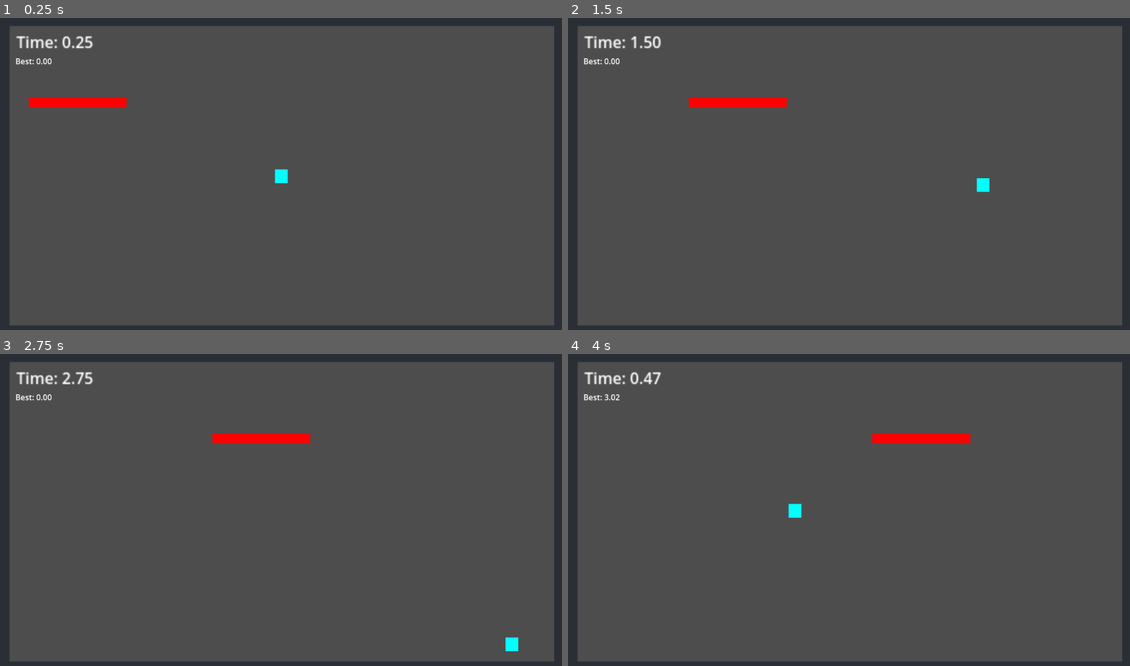
Above: before the commit, frames 1-4 (two rows, left to right).
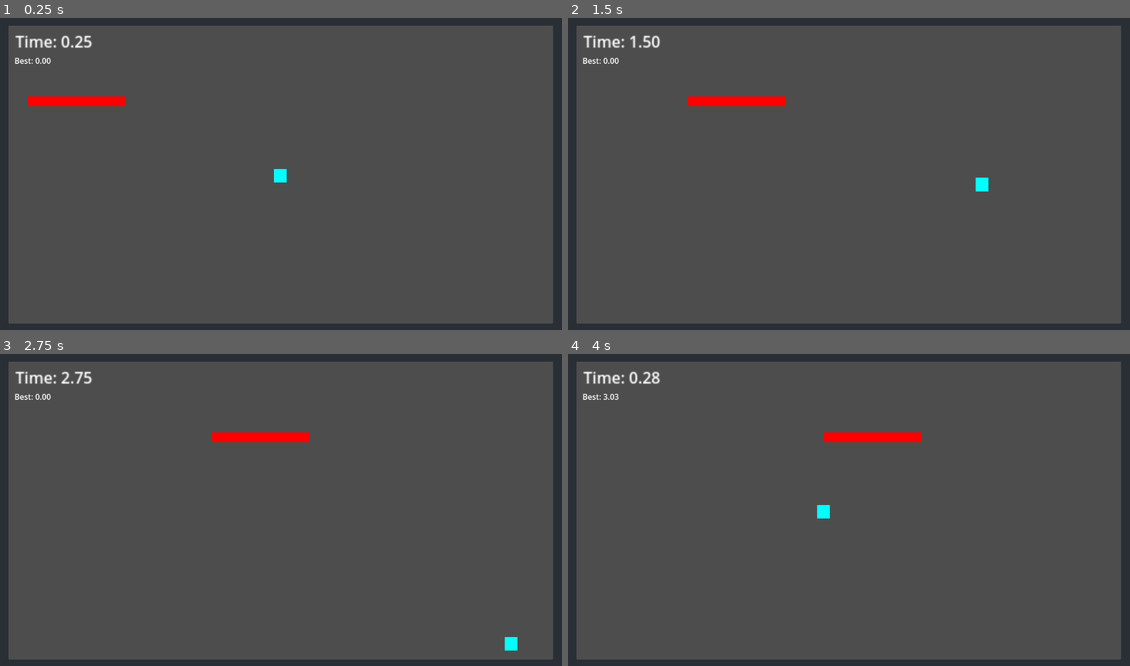
Above: after the commit, the same moments.

Repository: DarthBivan/time-decay
Game: Godot game, scene res://main.tscn
The game is run twice, just before and just after one commit, with the same random seed, the same clock (stepped at 60 frames per second) and the same inputs.
Inputs:
- Up to frame 1 (0.25 s): no input
- Up to frame 2 (1.5 s): hold Right (ui_right) 0.53-1.28 s; hold Down (ui_down) from 1.28 s (still down)
- Up to frame 3 (2.75 s): release Down (ui_down) at 2.03 s; hold Right (ui_right) from 2.03 s (still down)
- Up to frame 4 (4 s): release Right (ui_right) at 2.78 s; hold Up (ui_up) 2.78-3.53 s; hold Left (ui_left) from 3.53 s (still down)

The runs differ from the first frame. In frame 1, 1.2% of the frame differs, in the area x 1-99%, y 2-99%; in frame 2, 1.2%; in frame 3, 1.2%; in frame 4, 1.9%.

Commit message:
Add instant hit-stop and camera shake on death (game feel upgrade)

Diff:
--- a/main.tscn
+++ b/main.tscn
@@ -4,10 +4,10 @@
 [ext_resource type="Script" uid="uid://dd2el5tbxnq0m" path="res://obstacle_bar.gd" id="2_0xm2m"]
 
 [sub_resource type="RectangleShape2D" id="RectangleShape2D_0xm2m"]
-size = Vector2(27, 27)
+size = Vector2(26, 28)
 
 [sub_resource type="RectangleShape2D" id="RectangleShape2D_ig7tw"]
-size = Vector2(202, 19)
+size = Vector2(200, 19)
 
 [sub_resource type="RectangleShape2D" id="RectangleShape2D_h2yge"]
 size = Vector2(5.166667, 53.833332)
@@ -24,6 +24,7 @@
 [node name="Main" type="Node2D"]
 
 [node name="Player" type="CharacterBody2D" parent="."]
+position = Vector2(500, 300)
 script = ExtResource("1_ig7tw")
 
 [node name="ColorRect" type="ColorRect" parent="Player"]
@@ -35,7 +36,7 @@
 color = Color(0.007843138, 1, 1, 1)
 
 [node name="CollisionShape2D" type="CollisionShape2D" parent="Player"]
-position = Vector2(0.5, 1)
+position = Vector2(0, 1)
 shape = SubResource("RectangleShape2D_0xm2m")
 
 [node name="TimerLabel" type="Label" parent="."]
@@ -66,7 +67,7 @@
 color = Color(1, 0, 0, 1)
 
 [node name="CollisionShape2D" type="CollisionShape2D" parent="ObstacleBar"]
-position = Vector2(122, 173)
+position = Vector2(123, 173)
 shape = SubResource("RectangleShape2D_ig7tw")
 
 [node name="Arena" type="StaticBody2D" parent="."]
@@ -77,10 +78,10 @@
 shape = SubResource("RectangleShape2D_h2yge")
 
 [node name="ColorRect" type="ColorRect" parent="Arena/WallLeft"]
-offset_left = -3.083334
-offset_top = -27.0
-offset_right = 2.75
-offset_bottom = 27.333336
+offset_left = -3.2500002
+offset_top = -30.0
+offset_right = 2.5833337
+offset_bottom = 30.750004
 color = Color(0.16470589, 0.18431373, 0.21176471, 1)
 
 [node name="WallTop" type="CollisionShape2D" parent="Arena"]
@@ -89,8 +90,8 @@
 
 [node name="ColorRect" type="ColorRect" parent="Arena/WallTop"]
 offset_left = -579.5
-offset_top = -25.0
-offset_right = 621.5
+offset_top = -26.0
+offset_right = 625.5
 offset_bottom = 27.0
 color = Color(0.16470589, 0.18431373, 0.21176471, 1)
 
@@ -110,8 +111,11 @@
 shape = SubResource("RectangleShape2D_7mycd")
 
 [node name="ColorRect" type="ColorRect" parent="Arena/WallBottom"]
-offset_left = -579.75
-offset_top = -30.5
-offset_right = 595.25
-offset_bottom = 32.5
+offset_left = -578.75
+offset_top = -33.5
+offset_right = 626.25
+offset_bottom = 33.5
 color = Color(0.16470589, 0.18431373, 0.21176471, 1)
+
+[node name="Camera2D" type="Camera2D" parent="."]
+position = Vector2(578, 325)
--- a/player.gd
+++ b/player.gd
@@ -31,12 +31,31 @@
 # =========================
 @onready var timer_label: Label = get_parent().get_node("TimerLabel")
 @onready var best_label: Label = get_parent().get_node("BestLabel")
+@onready var camera: Camera2D = get_parent().get_node("Camera2D")
+
+# =========================
+# SHAKE SETTINGS
+# =========================
+var shake_time: float = 0.0
+var shake_strength: float = 0.0
+
+# =========================
+# STATE
+# =========================
+var is_dead: bool = false
 
 func _ready() -> void:
 	reset_run()
 	update_best_label()
 
 func _physics_process(delta: float) -> void:
+	if is_dead:
+		update_camera_shake(delta)
+		return
+
+	# ---- CAMERA SHAKE UPDATE ----
+	update_camera_shake(delta)
+
 	# ---- TIME ----
 	time_alive += delta
 	pressure = time_alive * time_alive
@@ -92,31 +111,70 @@
 		var other = col.get_collider()
 
 		if other is StaticBody2D:
-			# wall
-			on_death()
+			die()
 			return
 
 		if other is CharacterBody2D and other != self:
-			# obstacle
-			on_death()
+			die()
 			return
 
 # =========================
-# DEATH / RESET LOGIC
+# CAMERA SHAKE
 # =========================
-func on_death() -> void:
+func update_camera_shake(delta: float) -> void:
+	if shake_time > 0:
+		shake_time -= delta
+
+		var offset = Vector2(
+			randf_range(-1, 1),
+			randf_range(-1, 1)
+		) * shake_strength
+
+		camera.offset = offset
+	else:
+		camera.offset = Vector2.ZERO
+
+func start_camera_shake(time: float, strength: float) -> void:
+	shake_time = time
+	shake_strength = strength
+
+# =========================
+# DEATH
+# =========================
+func die() -> void:
+	if is_dead:
+		return
+
+	is_dead = true
+
+	# INSTANT FEEDBACK
+	start_camera_shake(0.25, 10.0)
+
+	# INSTANT HIT STOP
+	Engine.time_scale = 0.05
+
+	# Schedule unfreeze + reset
+	get_tree().create_timer(0.05).timeout.connect(_finish_death)
+
+func _finish_death() -> void:
+	Engine.time_scale = 1.0
+
+	# UPDATE BEST
 	if time_alive > best_time:
 		best_time = time_alive
 		update_best_label()
 
 	reset_run()
+	is_dead = false
 
+# =========================
+# RESET
+# =========================
 func reset_run() -> void:
 	velocity = Vector2.ZERO
 	time_alive = 0.0
 	pressure = 0.0
 
-	# Respawn in center of arena
 	var viewport := get_viewport_rect()
 	global_position = viewport.size / 2
 
